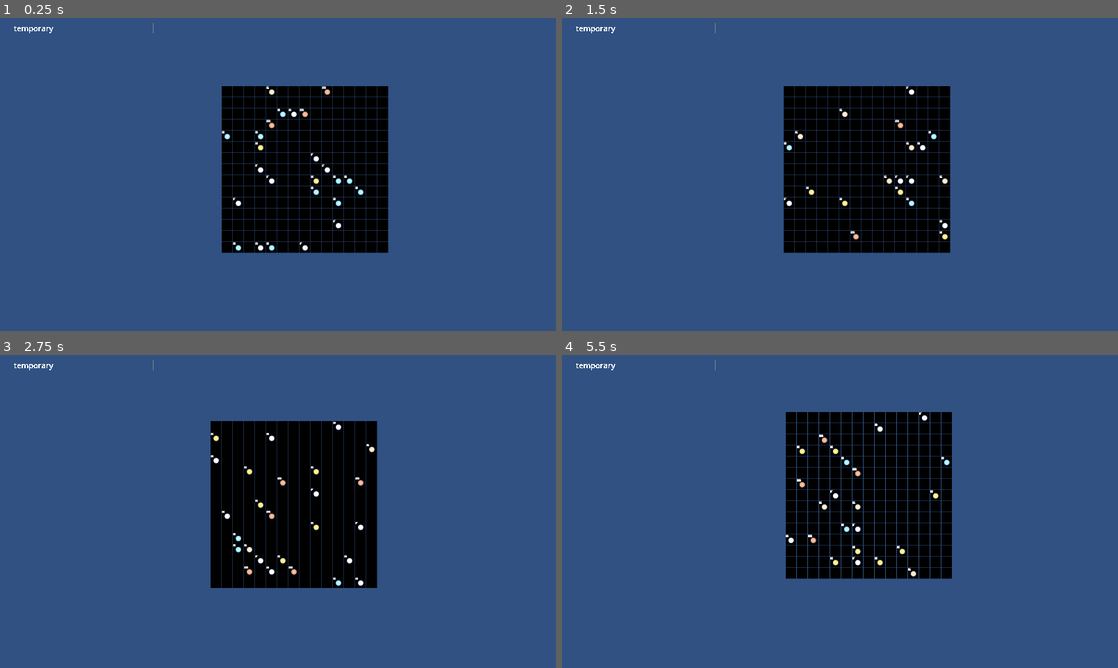
Above: before the commit, frames 1-4 (two rows, left to right).
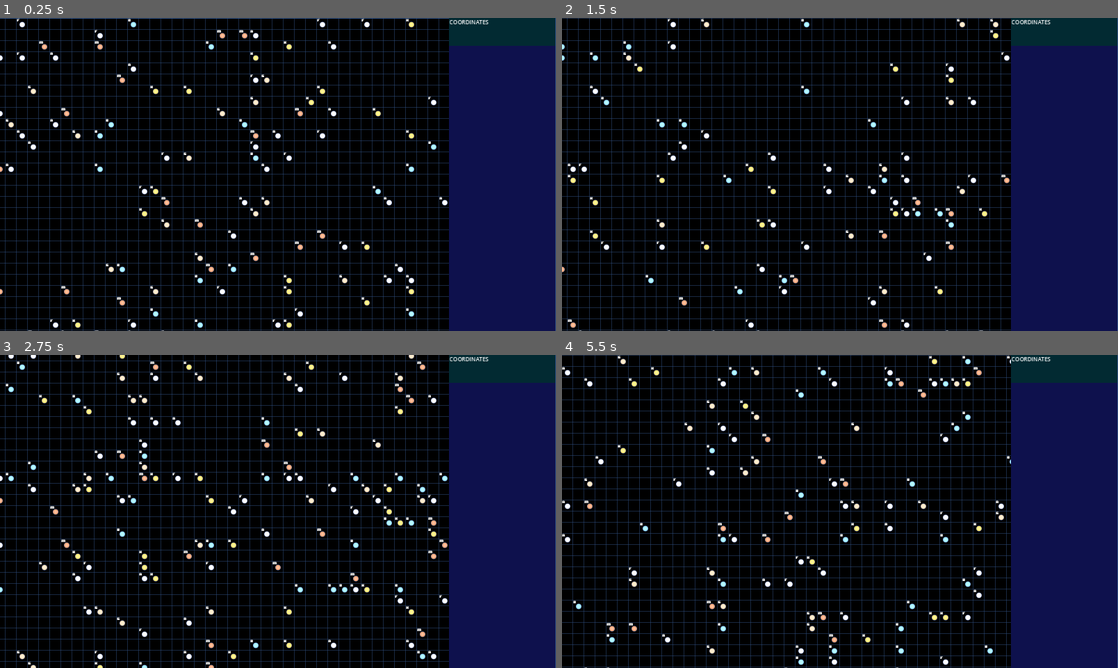
Above: after the commit, the same moments.

Repository: jamesfoxbr/Starmap
Game: Godot game, scene res://scenes/starmap.tscn
The game is run twice, just before and just after one commit, with the same random seed, the same clock (stepped at 60 frames per second) and the same inputs.
Inputs (mouse positions are in pixels of both pictures, inside the frame that each line leads up to):
- Up to frame 1 (0.25 s): no input
- Up to frame 2 (1.5 s): tap Enter (ui_accept) at 0.5, 0.77 s; move the mouse to (962, 158) at 0.52 s; hold Right (ui_right) 0.53-1.28 s; hold Shift (scroll_fast) 0.53-1.28 s; click (962, 158) at 0.8 s; move the mouse to (728, 190) at 1.27 s; hold Down (ui_down) from 1.28 s (still down); click (728, 190) at 1.35 s
- Up to frame 3 (2.75 s): tap Enter (ui_accept) at 1.52 s; tap Shift (scroll_fast) at 1.55 s; move the mouse to (333, 442) at 2.02 s; release Down (ui_down) at 2.03 s; hold Right (ui_right) from 2.03 s (still down); hold Shift (scroll_fast) from 2.03 s (still down); click (333, 442) at 2.3 s
- Up to frame 4 (5.5 s): move the mouse to (812, 574) at 2.77 s; release Right (ui_right) at 2.78 s; release Shift (scroll_fast) at 2.78 s; hold Up (ui_up) 2.78-3.53 s; click (812, 574) at 2.85 s; tap Enter (ui_accept) at 3.02, 3.77, 4.52 s; tap Shift (scroll_fast) at 3.05, 4.55 s; move the mouse to (1006, 558) at 3.52 s; hold Shift (scroll_fast) 3.53-4.28 s; hold Left (ui_left) 3.53-5.03 s; click (1006, 558) at 3.8 s; move the mouse to (673, 464) at 4.27 s; click (673, 464) at 4.35 s; move the mouse to (867, 511) at 5.02 s; hold Down (ui_down) from 5.03 s (still down); hold Shift (scroll_fast) from 5.03 s (still down); click (867, 511) at 5.3 s

The runs differ from the first frame. In frame 1, 88% of the frame differs, in the area x 0-100%, y 0-100%; in frame 2, 88%; in frame 3, 88%; in frame 4, 88%.

Commit message:
UI updates

Diff:
--- a/project.godot
+++ b/project.godot
@@ -20,6 +20,10 @@
 window/size/viewport_width=1600
 window/size/viewport_height=900
 window/stretch/mode="canvas_items"
+
+[editor]
+
+movie_writer/movie_file="D:/Users/Onedrive/Documentos/Game Dev/Godot/Starmap/movie.avi"
 
 [input]
 
@@ -83,6 +87,11 @@
 "events": [Object(InputEventKey,"resource_local_to_scene":false,"resource_name":"","device":-1,"window_id":0,"alt_pressed":false,"shift_pressed":false,"ctrl_pressed":false,"meta_pressed":false,"pressed":false,"keycode":0,"physical_keycode":76,"key_label":0,"unicode":108,"echo":false,"script":null)
 ]
 }
+left_click={
+"deadzone": 0.5,
+"events": [Object(InputEventMouseButton,"resource_local_to_scene":false,"resource_name":"","device":-1,"window_id":0,"alt_pressed":false,"shift_pressed":false,"ctrl_pressed":false,"meta_pressed":false,"button_mask":1,"position":Vector2(198, 21),"global_position":Vector2(202, 64),"factor":1.0,"button_index":1,"pressed":true,"double_click":false,"script":null)
+]
+}
 
 [rendering]
 
--- a/scenes/Interface.tscn
+++ /dev/null
@@ -1,17 +0,0 @@
-[gd_scene format=3 uid="uid://if0lunkyuynv"]
-
-[node name="Interface" type="Control"]
-layout_mode = 3
-anchors_preset = 15
-anchor_right = 1.0
-anchor_bottom = 1.0
-grow_horizontal = 2
-grow_vertical = 2
-
-[node name="Cell_number" type="RichTextLabel" parent="."]
-offset_left = -3800.0
-offset_top = -2178.0
-offset_right = -1795.0
-offset_bottom = -2028.0
-theme_override_font_sizes/normal_font_size = 110
-text = "temporary"
--- a/scenes/starmap.tscn
+++ b/scenes/starmap.tscn
@@ -1,7 +1,8 @@
-[gd_scene load_steps=6 format=3 uid="uid://b3ssti6dvbpr7"]
+[gd_scene load_steps=7 format=3 uid="uid://b3ssti6dvbpr7"]
 
 [ext_resource type="Texture2D" uid="uid://c0qc02mpx5opd" path="res://sprites/Stars.png" id="1_4aluo"]
 [ext_resource type="Script" path="res://scripts/starmap.gd" id="1_lu80u"]
+[ext_resource type="PackedScene" uid="uid://dhaqg6yfotdr0" path="res://scenes/ui.tscn" id="4_5su1y"]
 [ext_resource type="Script" path="res://scripts/Camera.gd" id="5_npai1"]
 
 [sub_resource type="TileSetAtlasSource" id="TileSetAtlasSource_hd1a0"]
@@ -78,6 +79,9 @@
 
 [node name="Starmap" type="Node2D"]
 script = ExtResource("1_lu80u")
+grid_size = 51
+map_screen_align_x = -994
+map_screen_align_y = -635
 
 [node name="StarGrid" type="TileMap" parent="."]
 tile_set = SubResource("TileSet_b02yl")
@@ -85,6 +89,8 @@
 format = 2
 
 [node name="MainCamera" type="Camera2D" parent="."]
-position = Vector2(802, 446)
+position = Vector2(50000, 0)
 scale = Vector2(0.2, 0.2)
 script = ExtResource("5_npai1")
+
+[node name="UI" parent="." instance=ExtResource("4_5su1y")]
--- /dev/null
+++ b/scenes/ui.tscn
@@ -0,0 +1,48 @@
+[gd_scene load_steps=3 format=3 uid="uid://dhaqg6yfotdr0"]
+
+[sub_resource type="SystemFont" id="SystemFont_67e08"]
+
+[sub_resource type="Theme" id="Theme_0bngh"]
+default_font = SubResource("SystemFont_67e08")
+
+[node name="UI" type="CanvasLayer"]
+
+[node name="Control" type="Control" parent="."]
+layout_mode = 3
+anchors_preset = 15
+anchor_right = 1.0
+anchor_bottom = 1.0
+offset_left = 1293.0
+offset_right = -0.145996
+grow_horizontal = 2
+grow_vertical = 2
+
+[node name="VBoxContainer" type="VBoxContainer" parent="Control"]
+layout_mode = 1
+anchors_preset = 15
+anchor_right = 1.0
+anchor_bottom = 1.0
+grow_horizontal = 2
+grow_vertical = 2
+theme_override_constants/separation = 0
+
+[node name="ColorRect" type="ColorRect" parent="Control/VBoxContainer"]
+layout_mode = 2
+size_flags_vertical = 3
+size_flags_stretch_ratio = 0.1
+color = Color(0.00784314, 0.164706, 0.196078, 1)
+
+[node name="RichTextLabel" type="RichTextLabel" parent="Control/VBoxContainer/ColorRect"]
+layout_mode = 1
+anchors_preset = 15
+anchor_right = 1.0
+anchor_bottom = 1.0
+grow_horizontal = 2
+grow_vertical = 2
+theme = SubResource("Theme_0bngh")
+text = "COORDINATES"
+
+[node name="ColorRect2" type="ColorRect" parent="Control/VBoxContainer"]
+layout_mode = 2
+size_flags_vertical = 3
+color = Color(0.054902, 0.0666667, 0.301961, 1)
--- a/scripts/Camera.gd
+++ b/scripts/Camera.gd
@@ -1,7 +1,4 @@
 extends Camera2D
-
-var cell_number = load("res://scenes/Interface.tscn")
-@onready var tilemap = get_node("../StarGrid")
 
 func _ready():
 	pass
@@ -9,9 +6,4 @@
 func  _unhandled_input(event):
 	if event is InputEventMouseMotion:
 		if event.button_mask == MOUSE_BUTTON_MASK_MIDDLE:
-			position -= event.relative * zoom
-
-func _process(delta):
-	var cell_total = tilemap.get_used_cells(0).size()
-	var instance = cell_number.instantiate()
-	add_child(instance)
+			position -= event.relative
--- /dev/null
+++ b/scripts/StarGrid.gd
@@ -0,0 +1,9 @@
+extends TileMap
+
+var mouse_click
+
+func _input(event):
+	if Input.is_action_just_pressed("left_click"):
+		mouse_click = get_cell_atlas_coords(0, get_global_mouse_position())
+
+	print(mouse_click)
--- a/scripts/starmap.gd
+++ b/scripts/starmap.gd
@@ -1,42 +1,39 @@
 extends Node2D
 
-var my_seed: float = 2			# Universe generation seed
+var my_seed: float = 5555555			# Universe generation seed
 var star_chance: int = 10		# Chance of star generation per square. Read 10 like 10% for example.
 
 @onready var camera = $MainCamera
 @onready var tilemap = $StarGrid
 
-
 var camera_pos_x: float
 var camera_pos_y: float
 
-@export var grid_size: int = 20
-@export var map_screen_align_x = -296
-@export var map_screen_align_y = -398
+@export var grid_size: int = 30
+@export var map_screen_align_x = -670
+@export var map_screen_align_y = -581
 
 @warning_ignore("unused_parameter")
 func _process(delta):
 
 	pan_screen()			# make middle mouse button pan the screen
-	move_screen(delta)			# Make arrows move the screen
+	move_screen()			# Make arrows move the screen
 	generate_stars()		# Creates cells in the tilemap when it enters the map area
 	delete_stars()			# Removes cells from the tilemap when it leaves the map area
-
-
 
 
 func generate_stars():
 	for i in grid_size:
 		for j in grid_size:
-			seed((floor(camera_pos_x + i)) * (floor(camera_pos_y + j))) # Make a fixed seed based on coordinates
-			if rand100() < star_chance:									# Check for the for stars in each square
-				var random_tile = randf_range(1,7)						# Chooses a random tile if a star exists
-				var tile = Vector2(camera_pos_x + i, camera_pos_y + j)
-				var get_tile = Vector2(random_tile,0)
+			# Make a fixed seed based on coordinates
+			seed((floor(camera_pos_x + i)) * (floor(camera_pos_y + j)))
+			if rand100() < star_chance:
+				# Check for existence of stars in each square of the tilemap
+				var tile = Vector2(floor(camera_pos_x+ i), floor(camera_pos_y + j))
+				var get_tile = Vector2(randf_range(1,7), 0)
 				tilemap.set_cell(0, tile, 0, get_tile)
 			else:
-				#this is the result if there is no star and the tile choose will be empty tile.
-				tilemap.set_cell(0, Vector2(camera_pos_x + i, camera_pos_y + j), 0, Vector2(7, 0))
+				tilemap.set_cell(0, Vector2(floor(camera_pos_x + i), floor(camera_pos_y + j)), 0, Vector2(7, 0))
 
 
 func delete_stars():
@@ -52,25 +49,28 @@
 	var random100: int = floor(randf_range(1,100))
 	return random100
 
+func click_star():
+	pass
+
 func pan_screen():
 	# moves screen with middle mouse button
 	camera_pos_x = (camera.position.x + map_screen_align_x) / 32 #This last number  is to adjust the grid with the camera position
 	camera_pos_y = (camera.position.y + map_screen_align_y) / 32 #This last number  is to adjust the grid with the camera position
 
-func move_screen(delta):
-	var move_speed: float = 320
+func move_screen():
+	var move_speed: float = 16
 
 	if Input.is_action_pressed("scroll_fast"):
-		move_speed *= 8
+		move_speed *= 4
 
 	if Input.is_action_pressed("ui_up"):
-		camera.position.y -= move_speed * delta
+		camera.position.y -= move_speed
 	if Input.is_action_pressed("ui_down"):
-		camera.position.y += move_speed * delta
+		camera.position.y += move_speed
 	if Input.is_action_pressed("ui_right"):
-		camera.position.x += move_speed * delta
+		camera.position.x += move_speed
 	if Input.is_action_pressed("ui_left"):
-		camera.position.x -= move_speed * delta
+		camera.position.x -= move_speed
 
 func star_name_generator():
 	# There is a bug in some part of the code for star generation I think where soemtimes one star hae no name
Not shown, added: movie.avi
